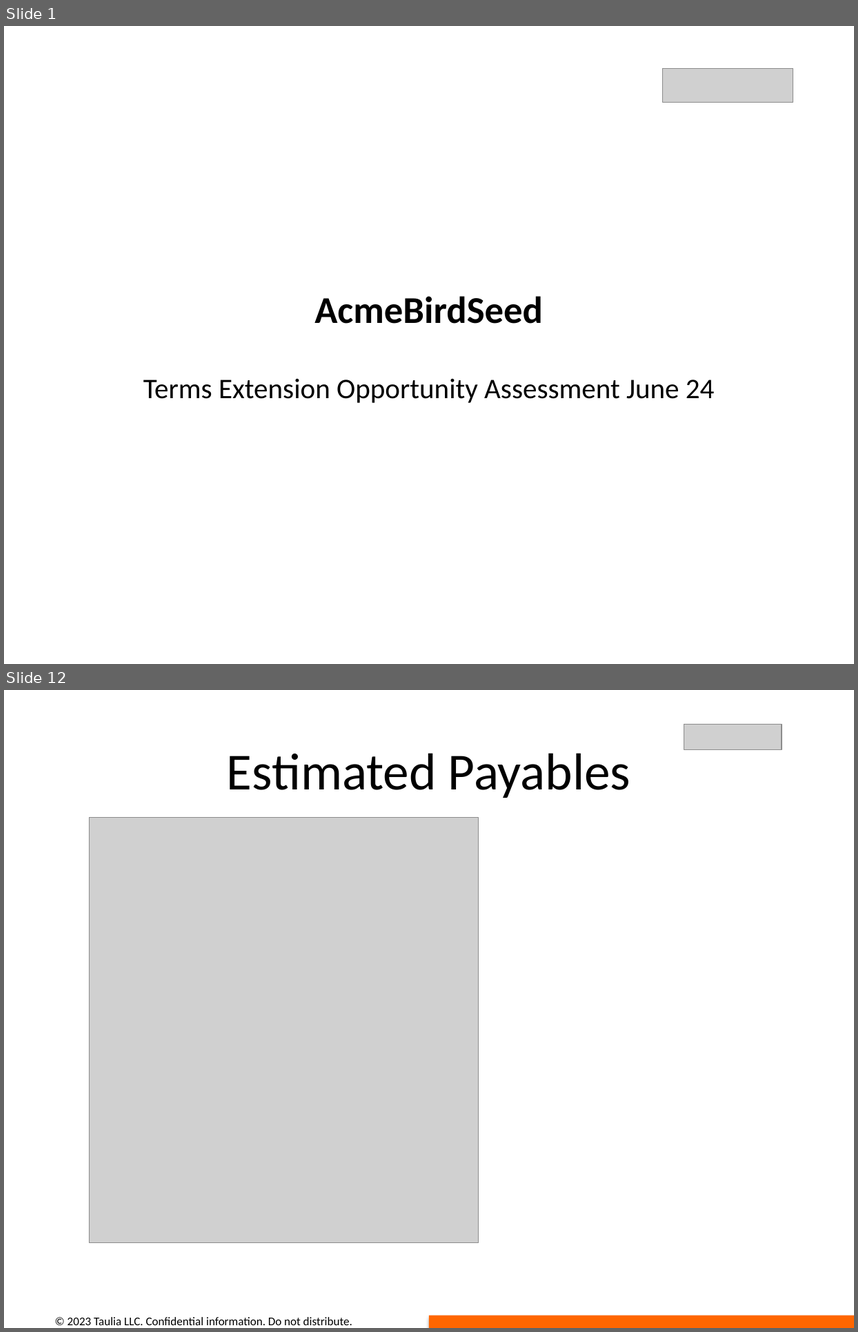
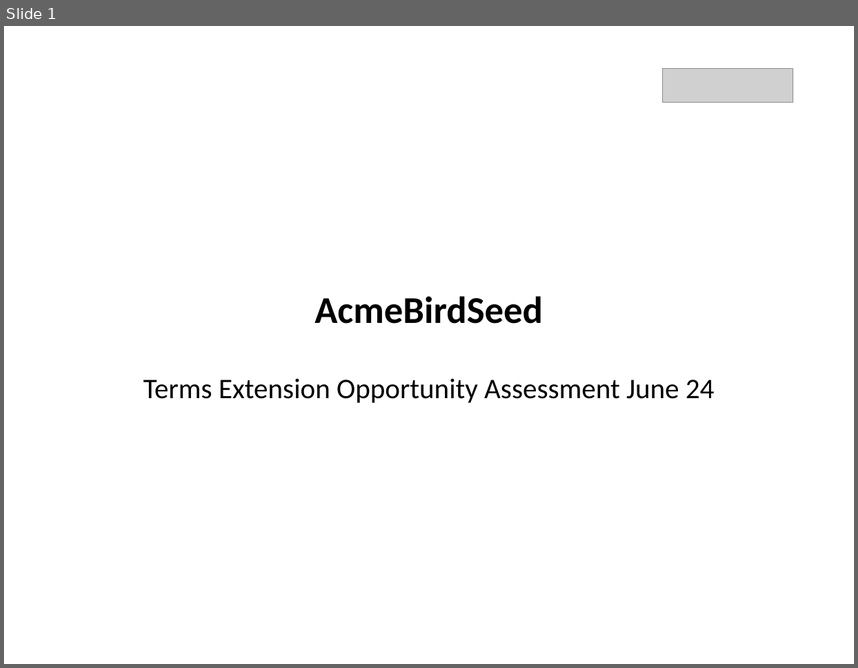
Before and after one commit to dimitarivanov-taulia/opportunity_deck_automation, a slide deck: presentations/output_presentation.pptx. Shown one above the other, each under a label of ours: slides 1 and 12 before the commit, slide 1 after it; the slides between them are not shown. The pictures are 858x1332 and 858x668 pixels, drawn with LibreOffice and Linux fonts; fonts in the diff are those of the drawing; grey boxes stand for pictures; background and template pictures are left out. Boxes give left, top, right and bottom in pixels: in the first picture for what was removed or moved away, otherwise in the second. Text is boxed around its words. In the diff, an @@ line names an element or a change of style, - is before the commit and + after.

```diff
--- a/presentations/output_presentation.pptx
+++ b/presentations/output_presentation.pptx
@@ slide 12 removed at (4,690,854,1328), background #FFFFFF @@
@@ picture removed at (684,724,782,749) @@
@@ title removed at (227,753,631,798) @@
-Estimated Payables
@@ picture removed at (89,818,478,1243) @@
@@ text removed at (67,1317,352,1325) @@
-© 2023 Taulia LLC. Confidential information. Do not distribute.
@@ rectangle removed at (429,1315,854,1328) @@
```
Also in this commit, not shown: 5 slides changed, 12 other slides removed, 26 other files.
